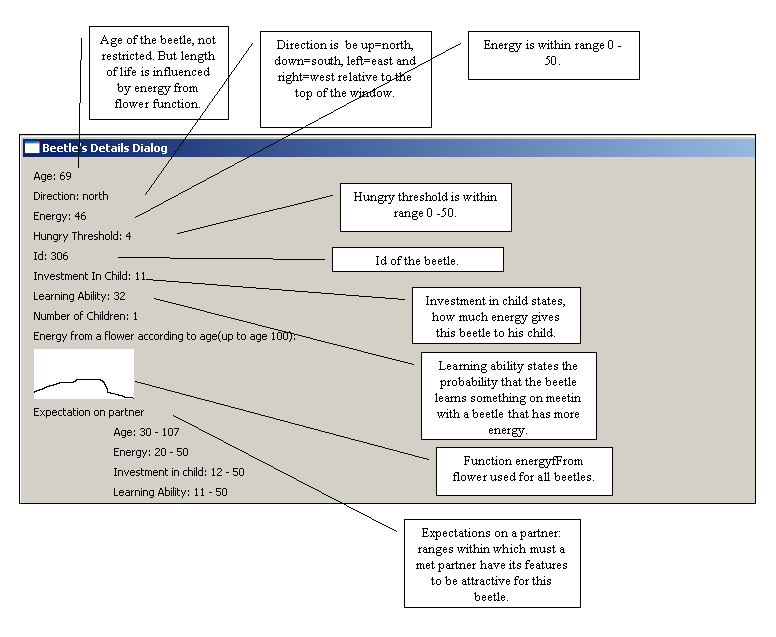
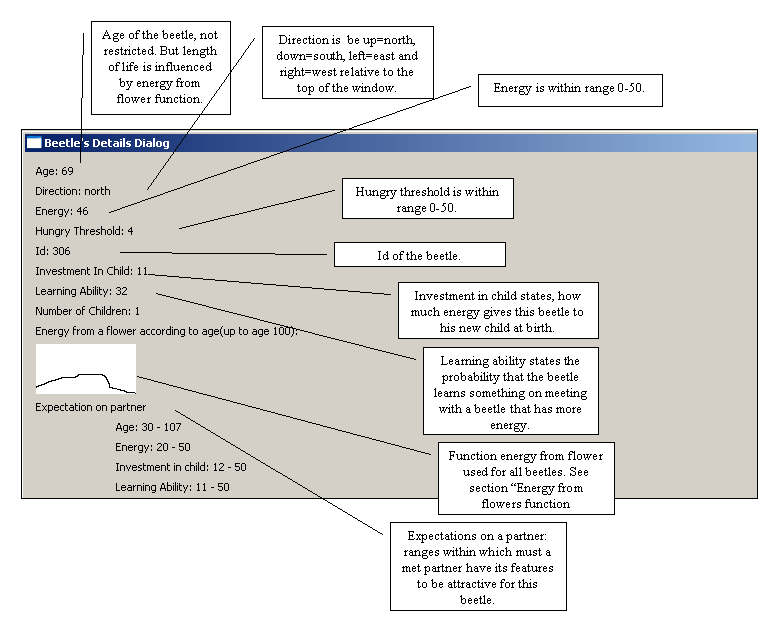
The second 776 x 637 image is a revision of the first. Changes to its layers:
added layer "Vrstva 2" above "Vrstva 1" over [19, 21, 758, 611]
